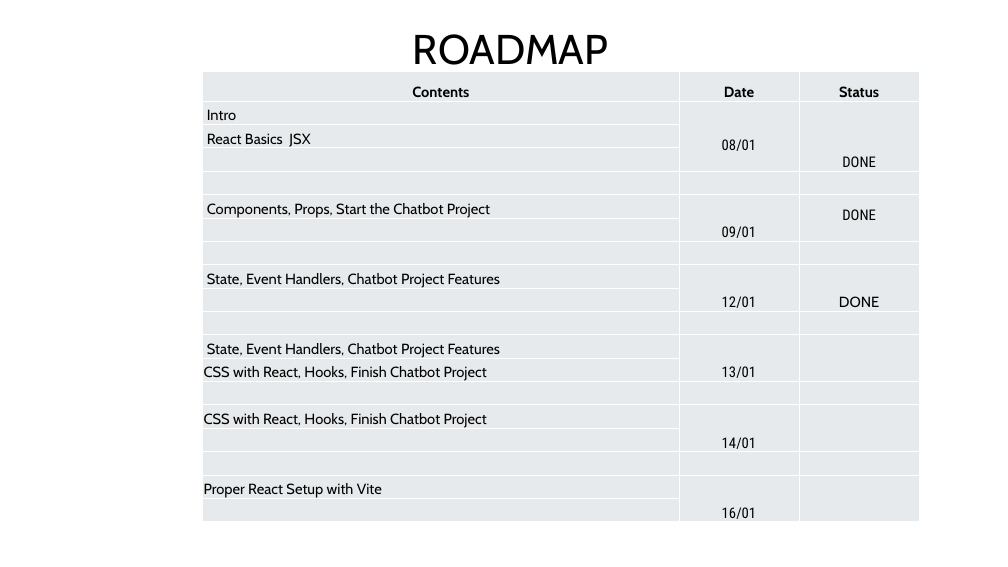
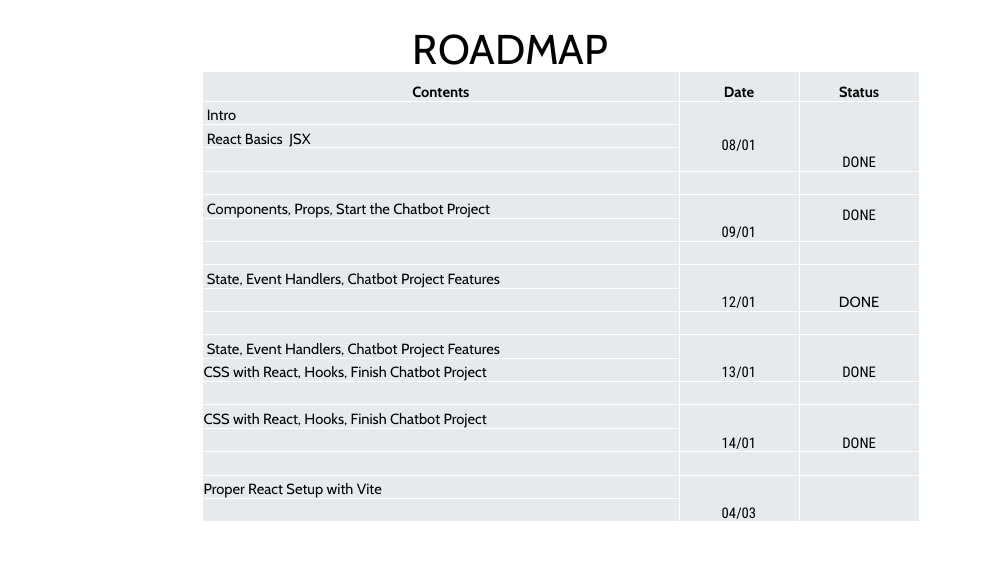
Before and after one commit to urk17me114/frontend_study_data, a slide deck: slide 3 of ROADMAP/roadmap react js.pptx. Drawn at 1008x567 pixels with LibreOffice and Linux fonts; fonts in the diff are those of the drawing. Boxes give left, top, right and bottom in pixels: in the first picture for what was removed or moved away, otherwise in the second. Text is boxed around its words. In the diff, an @@ line names an element or a change of style, - is before the commit and + after.

```diff
--- a/ROADMAP/roadmap react js.pptx
+++ b/ROADMAP/roadmap react js.pptx
@@ table at box(203, 72, 920, 523) @@
-row 12, column 3: 
+row 12, column 3: DONE
-row 15, column 3: 
+row 15, column 3: DONE
-row 18, column 2: 16/01
+row 18, column 2: 04/03
```
Also in this commit, not shown: 2 other slides changed, 44 other files.
